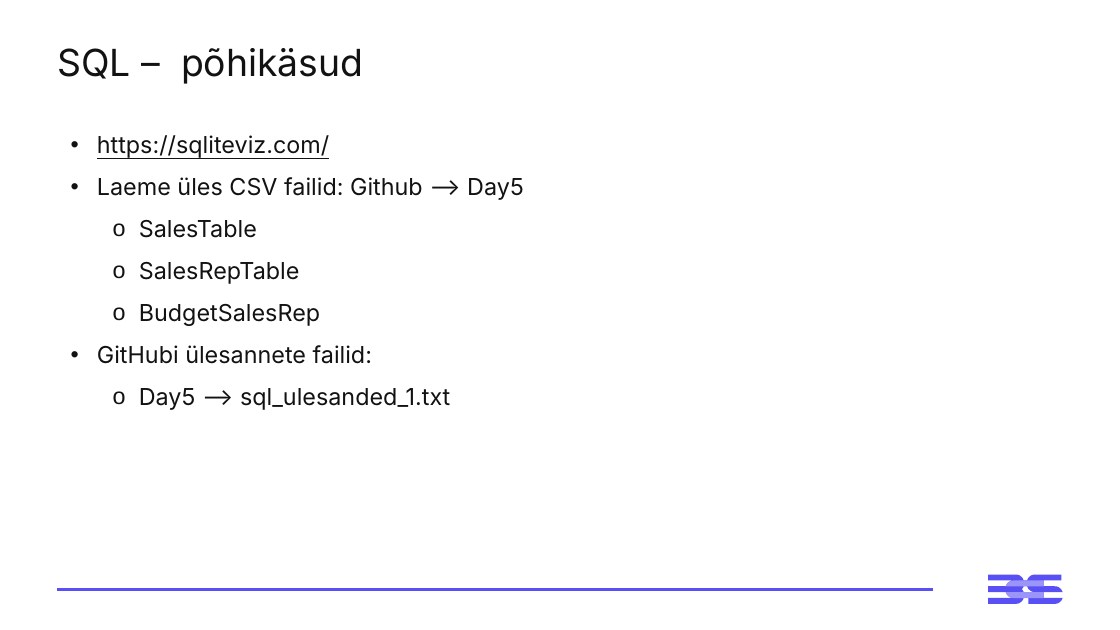
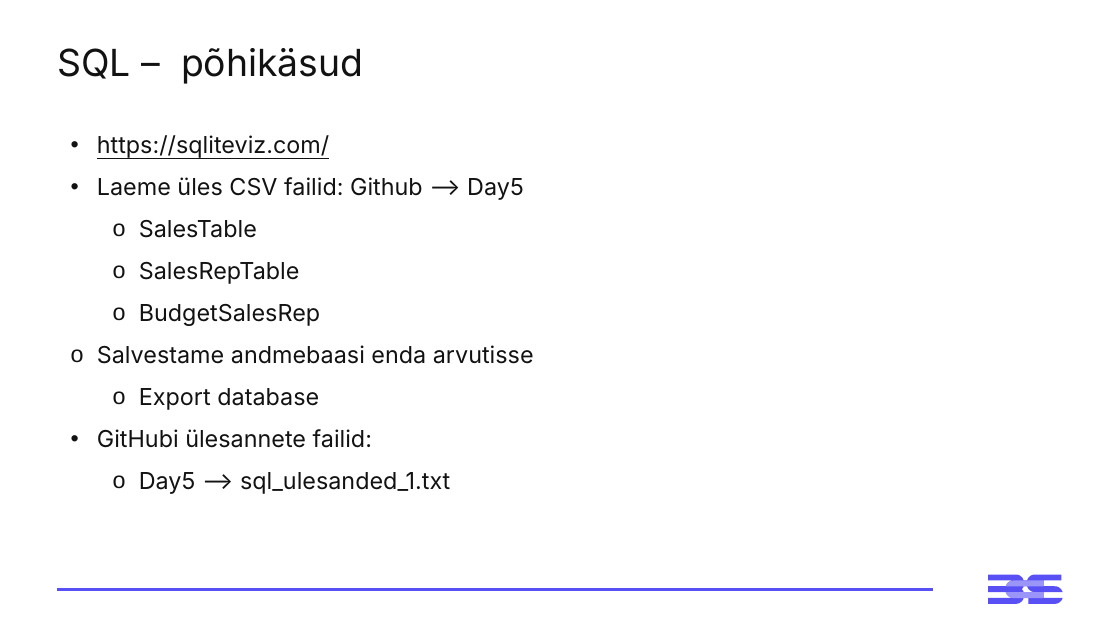
Before and after one commit to virverani/andmetarkus_2026_kevad, a slide deck: slide 8 of Day5/5-paev-andmetarkus-esitlus.pptx (slide 7 before the commit). Drawn at 1120x630 pixels with LibreOffice and Linux fonts; fonts in the diff are those of the drawing. Boxes give left, top, right and bottom in pixels: in the first picture for what was removed or moved away, otherwise in the second. Text is boxed around its words. In the diff, an @@ line names an element or a change of style, - is before the commit and + after.

```diff
--- a/Day5/5-paev-andmetarkus-esitlus.pptx
+++ b/Day5/5-paev-andmetarkus-esitlus.pptx
@@ text at bbox=[97, 345, 534, 410]: paragraphs added @@
+o Salvestame andmebaasi enda arvutisse
+  o Export database
```
Also in this commit, not shown: 3 other slides changed, 1 slide removed, 5 other files.
